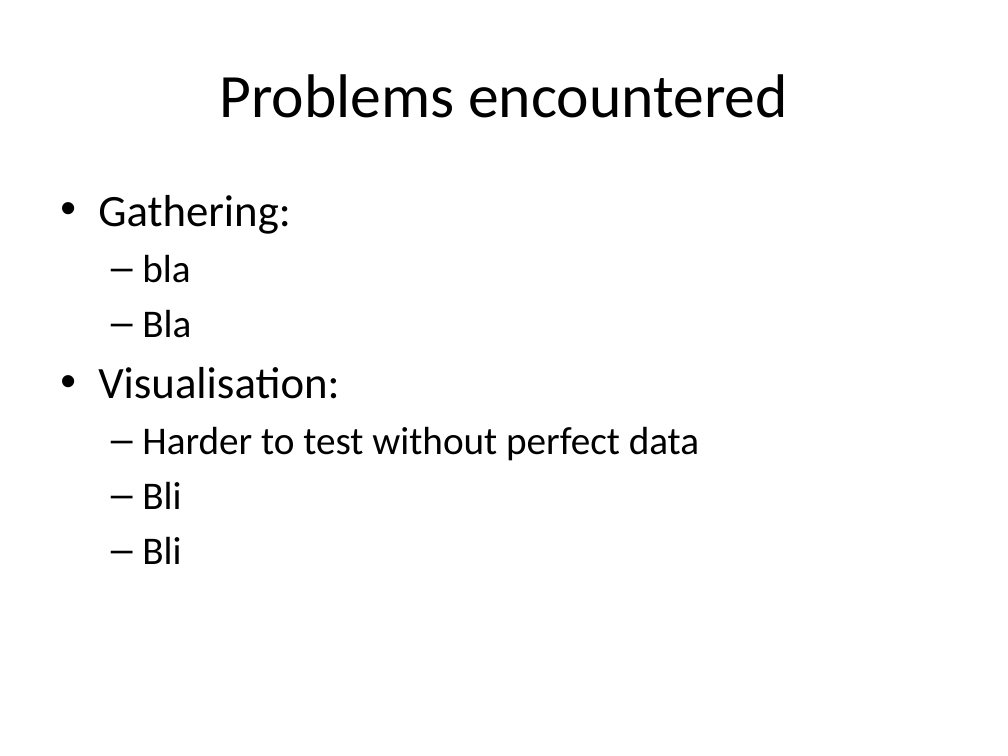
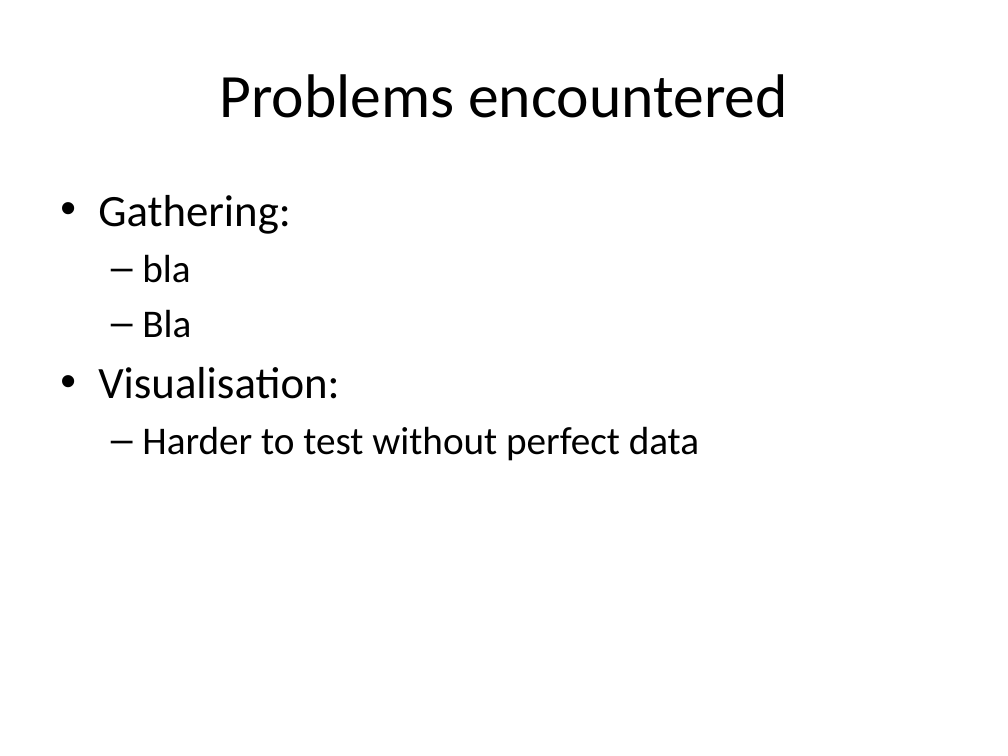
Before and after one commit to bicyclus/prototype1, a slide deck: slide 7 of Verslagen/intermediate demo.pptx. Drawn at 1008x756 pixels with LibreOffice and Linux fonts; fonts in the diff are those of the drawing. Boxes give left, top, right and bottom in pixels: in the first picture for what was removed or moved away, otherwise in the second. Text is boxed around its words. In the diff, an @@ line names an element or a change of style, - is before the commit and + after.

```diff
--- a/Verslagen/intermediate demo.pptx
+++ b/Verslagen/intermediate demo.pptx
@@ text at box(142, 481, 181, 564): paragraphs removed @@
-  – Bli
-  – Bli
```
Also in this commit, not shown: 1 other slide changed, 1 other file.
